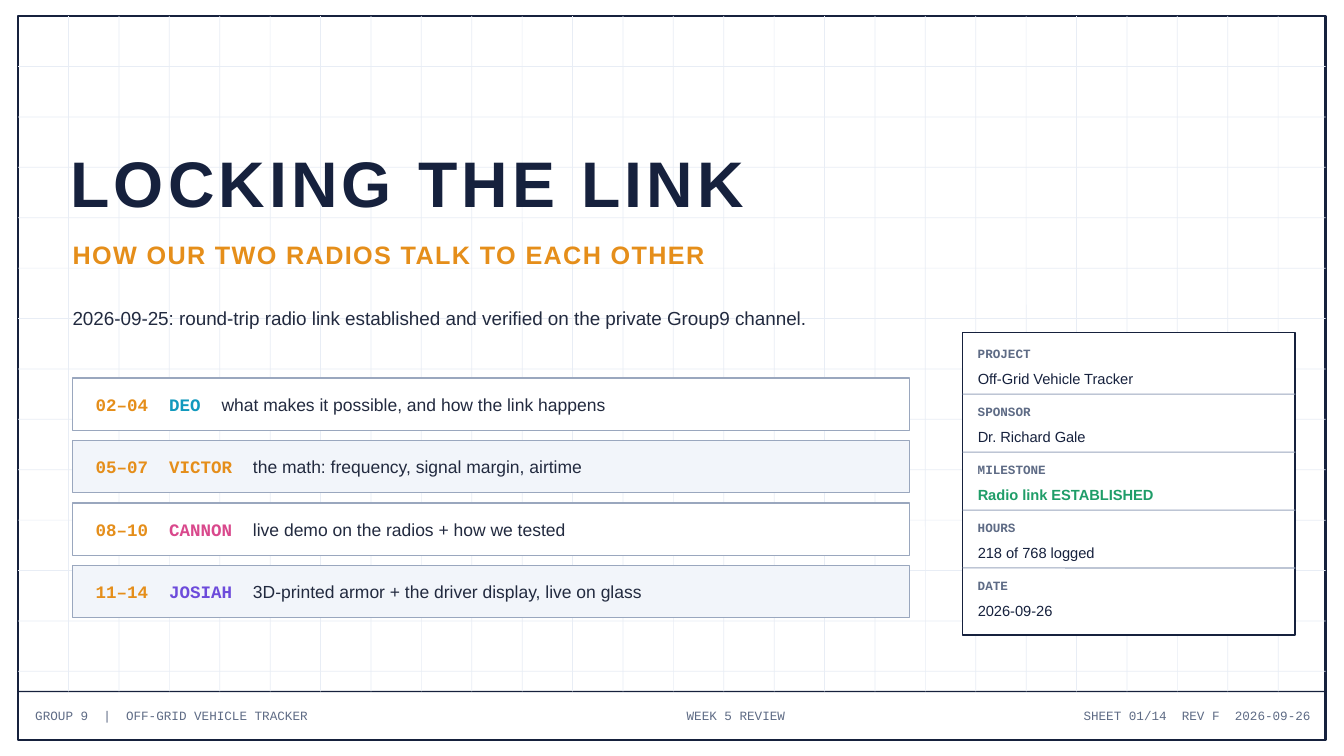
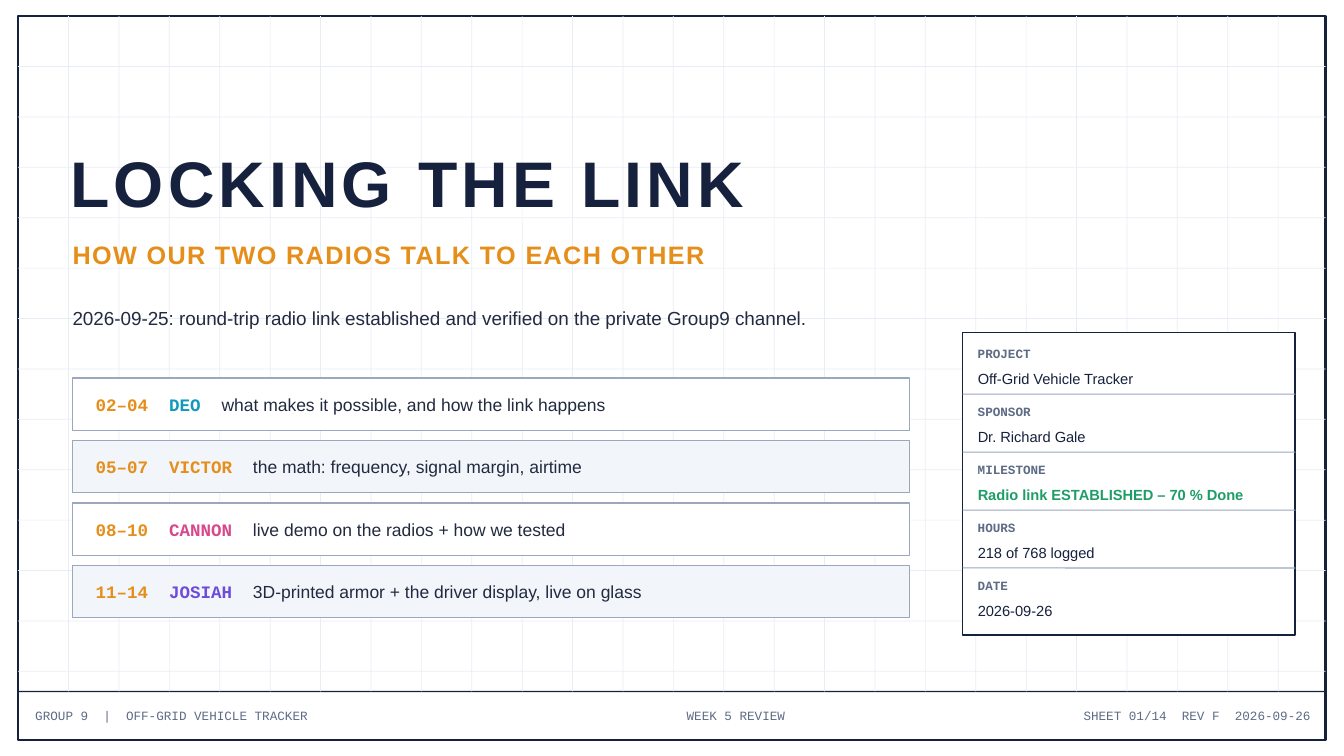
Before and after one commit to deosgracius/offgrid-vehicle-tracker, a slide deck: slide 1 of docs/presentations/Group9_Presentation5_RadioLink.pptx. Drawn at 1344x756 pixels with LibreOffice and Linux fonts; fonts in the diff are those of the drawing. Boxes give left, top, right and bottom in pixels: in the first picture for what was removed or moved away, otherwise in the second. Text is boxed around its words. In the diff, an @@ line names an element or a change of style, - is before the commit and + after.

```diff
--- a/docs/presentations/Group9_Presentation5_RadioLink.pptx
+++ b/docs/presentations/Group9_Presentation5_RadioLink.pptx
@@ text at <box>978,489,1244,500</box>: text changed @@
-Radio link ESTABLISHED
+Radio link ESTABLISHED – 70 % Done
```
Also in this commit, not shown: 8 other slides changed.
